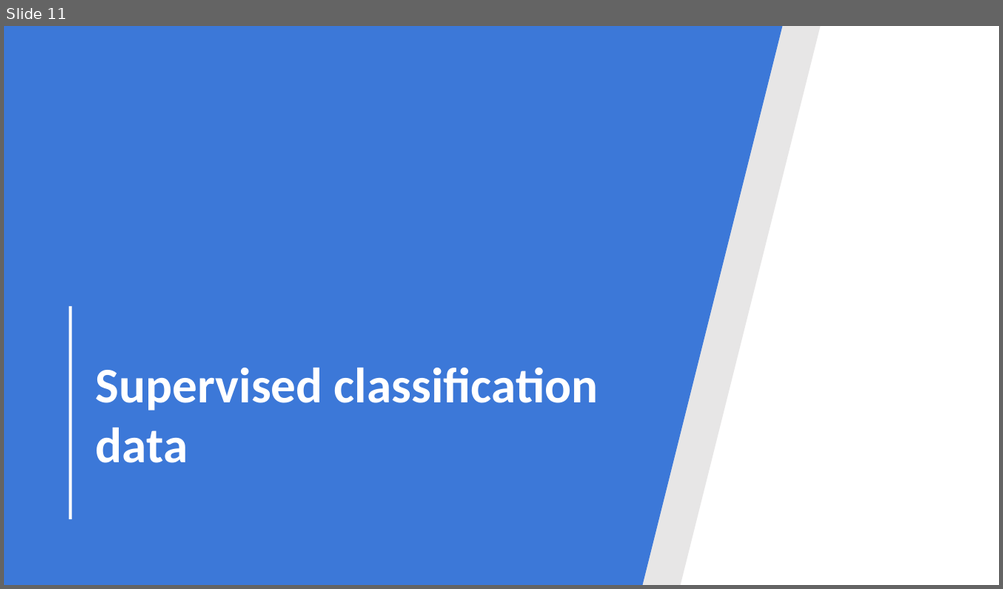
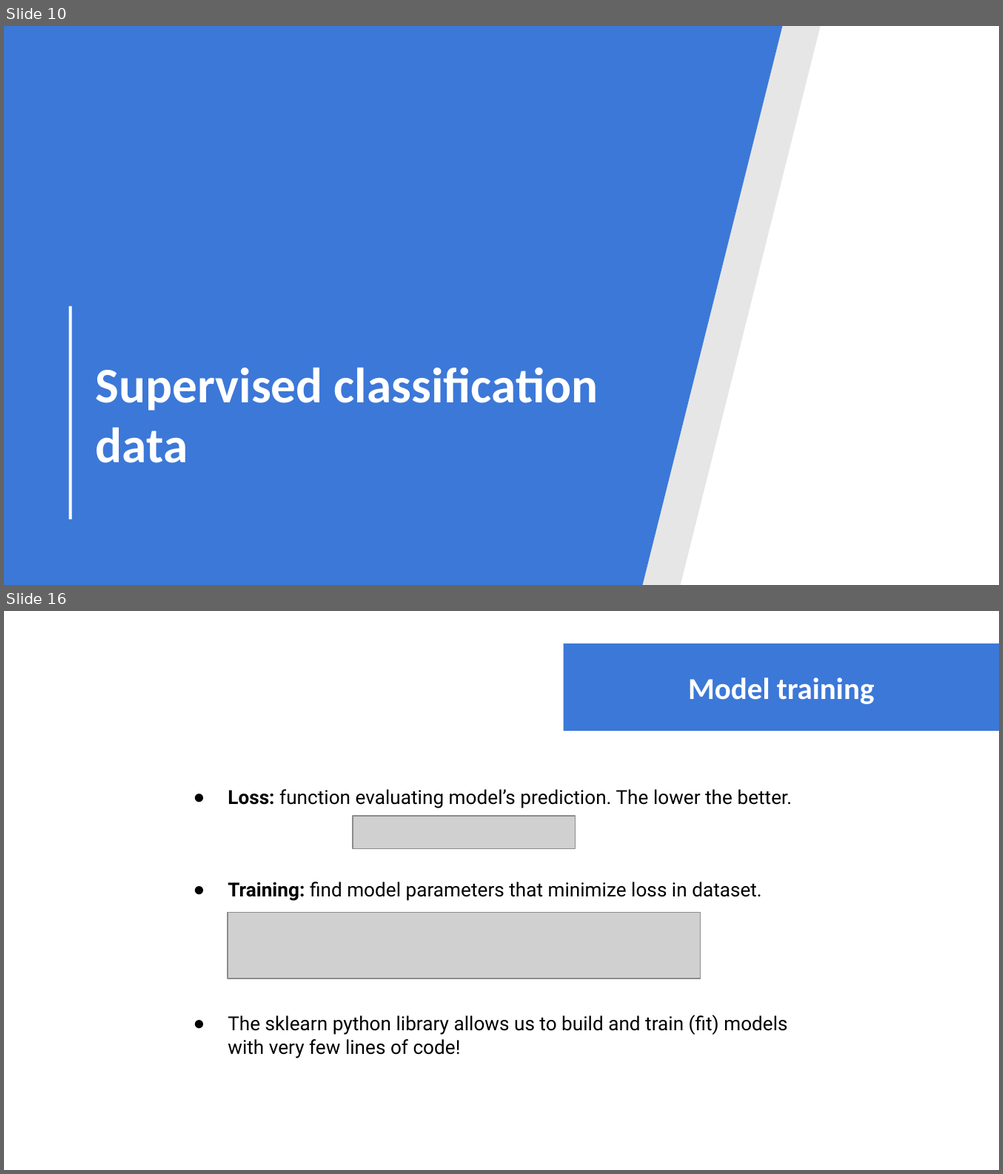
Before and after one commit to GilbertoCunha/IEEE-ML-Workshop, a slide deck: ML-intro.pptx. Shown one above the other, each under a label of ours: slide 11 before the commit, slides 10 and 16 after it; the slides between them are not shown. The pictures are 1003x589 and 1003x1174 pixels, drawn with LibreOffice and Linux fonts; fonts in the diff are those of the drawing; grey boxes stand for pictures. Boxes give left, top, right and bottom in pixels: in the first picture for what was removed or moved away, otherwise in the second. Text is boxed around its words. In the diff, an @@ line names an element or a change of style, - is before the commit and + after.

```diff
--- a/ML-intro.pptx
+++ b/ML-intro.pptx
@@ slide 16 added at bbox=[4, 611, 999, 1170], background #FFFFFF @@
@@ rectangle added at bbox=[563, 644, 999, 732], fill #3C78D8 @@
@@ title added at bbox=[688, 678, 874, 704], 22 pt, text #FFFFFF, bold @@
+Model training
@@ text added at bbox=[227, 789, 792, 901], 14 pt, text #000000 @@
+● Loss: function evaluating model’s prediction. The lower the better.
+● Training: find model parameters that minimize loss in dataset.
@@ picture added at bbox=[352, 816, 575, 849] @@
@@ picture added at bbox=[227, 912, 700, 978] @@
@@ text added at bbox=[227, 1015, 787, 1059], 14 pt, text #000000 @@
+● The sklearn python library allows us to build and train (fit) models with very few lines of code!
@@ what was slide 11 is now slide 10 @@
```
Also in this commit, not shown: 8 slides changed, 9 other slides added, 2 slides removed, 1 other file.
